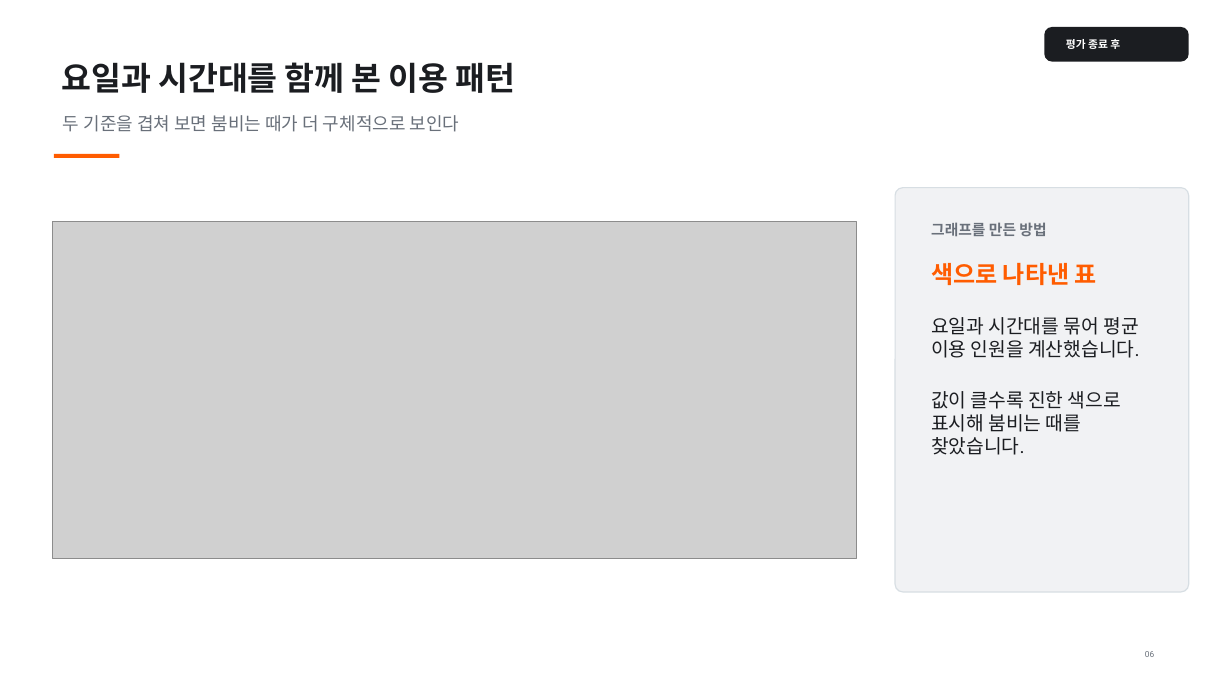
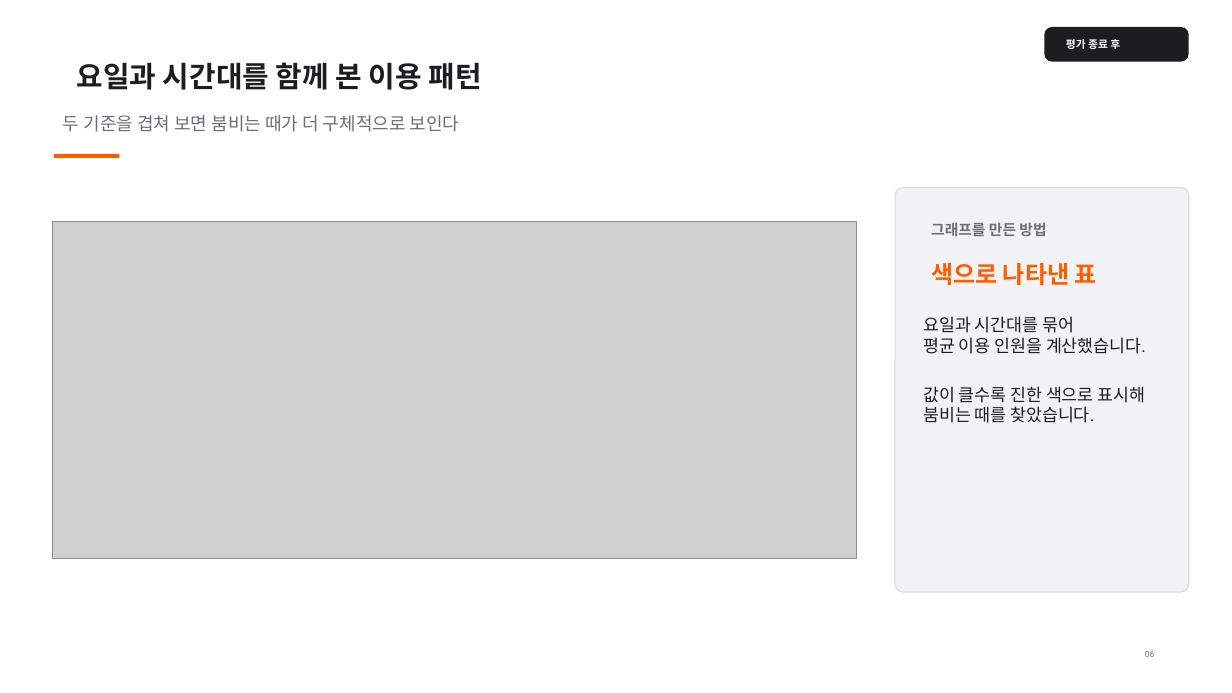
Before and after one commit to cozy819/2026-02__jdh, a slide deck: slide 6 of 05/ppt/05-2_수행평가_1_실시와_제출.pptx. Drawn at 1232x693 pixels with LibreOffice and Linux fonts; fonts in the diff are those of the drawing; grey boxes stand for pictures. Boxes give left, top, right and bottom in pixels: in the first picture for what was removed or moved away, otherwise in the second. Text is boxed around its words. In the diff, an @@ line names an element or a change of style, - is before the commit and + after.

```diff
--- a/05/ppt/05-2_수행평가_1_실시와_제출.pptx
+++ b/05/ppt/05-2_수행평가_1_실시와_제출.pptx
@@ text "요일과 시간대를 함께 본 이용 ..." moved from (x1=62, y1=62, x2=516, y2=93) to (x1=76, y1=62, x2=482, y2=90) @@
@@ text "요일과 시간대를 함께 본 이용 ..." at (x1=76, y1=62, x2=482, y2=90): size 25.3 to 22.5 pt @@
@@ text at (x1=923, y1=316, x2=1146, y2=423): text changed; size 15 to 13.5 pt @@
-요일과 시간대를 묶어 평균 이용 인원을 계산했습니다.
-값이 클수록 진한 색으로 표시해 붐비는 때를 찾았습니다.
+요일과 시간대를 묶어
+평균 이용 인원을 계산했습니다.
+값이 클수록 진한 색으로 표시해
+붐비는 때를 찾았습니다.
```
Also in this commit, not shown: 3 other slides changed, 9 other files.
